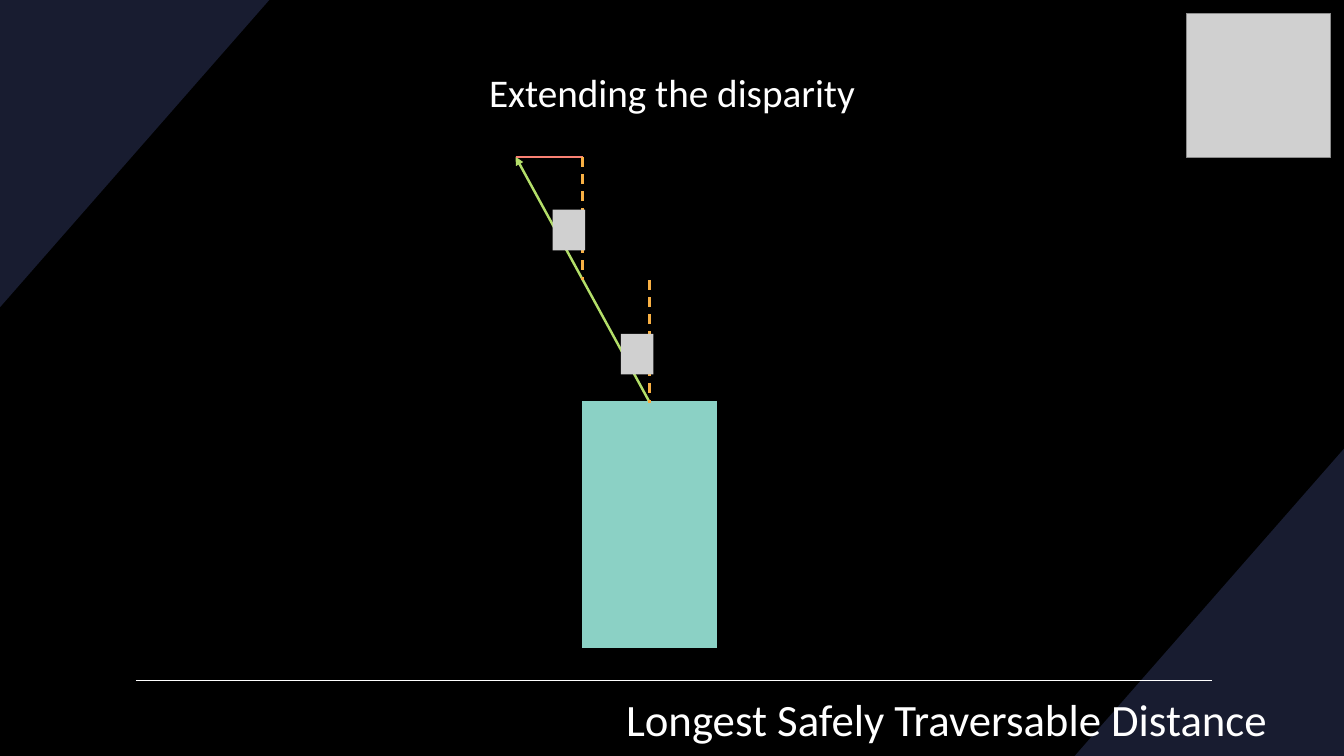
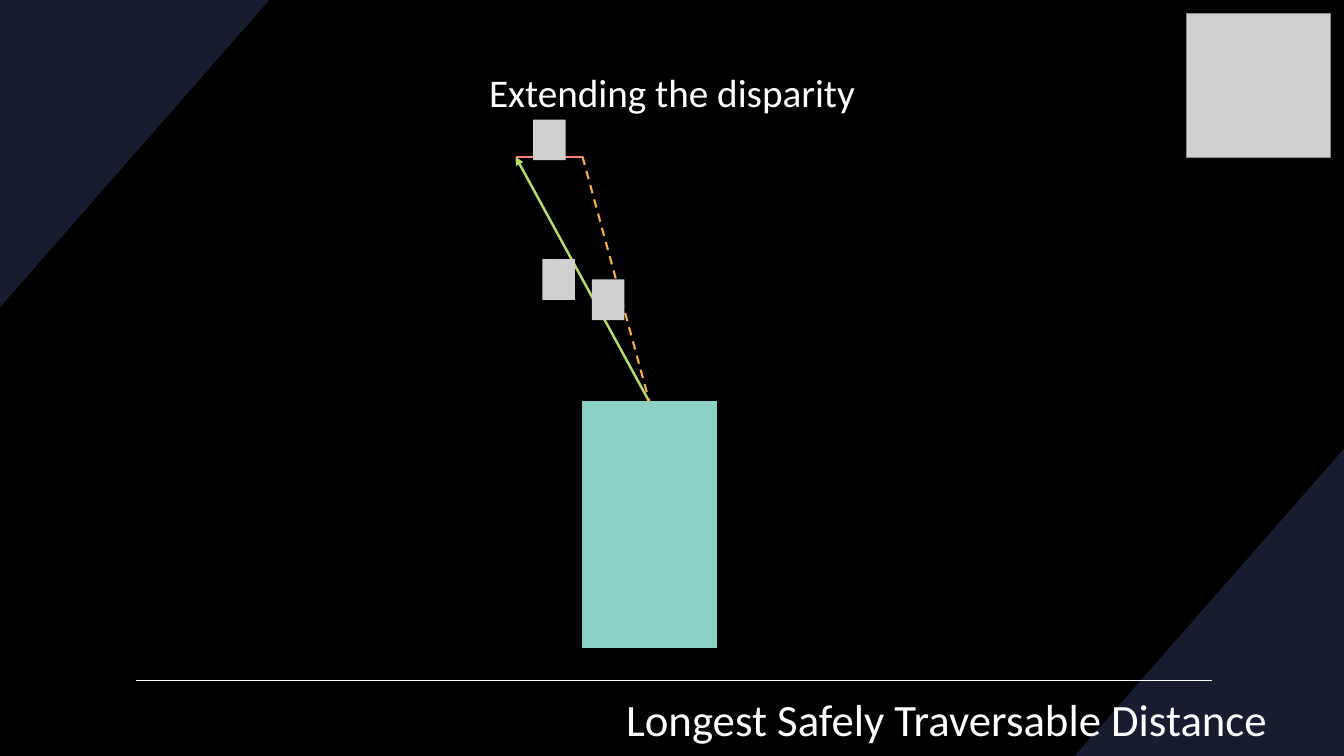
Before and after one commit to RacingAI/Reactive-Methods-Workshop, a slide deck: slide 25 of Disparity_Extender.pptx. Drawn at 1344x756 pixels with LibreOffice and Linux fonts; fonts in the diff are those of the drawing; grey boxes stand for pictures. Boxes give left, top, right and bottom in pixels: in the first picture for what was removed or moved away, otherwise in the second. Text is boxed around its words. In the diff, an @@ line names an element or a change of style, - is before the commit and + after.

```diff
--- a/Disparity_Extender.pptx
+++ b/Disparity_Extender.pptx
@@ picture added at (533,120,566,160) @@
@@ line added from (583, 157) to (649, 402), #F8B044 1.5 pt dashed @@
@@ picture added at (542,259,575,299) @@
@@ picture added at (592,279,624,320) @@
@@ group removed at (553,157,653,403): 2 lines, 2 pictures @@
```
Also in this commit, not shown: 3 other slides changed, 3 slides added.
